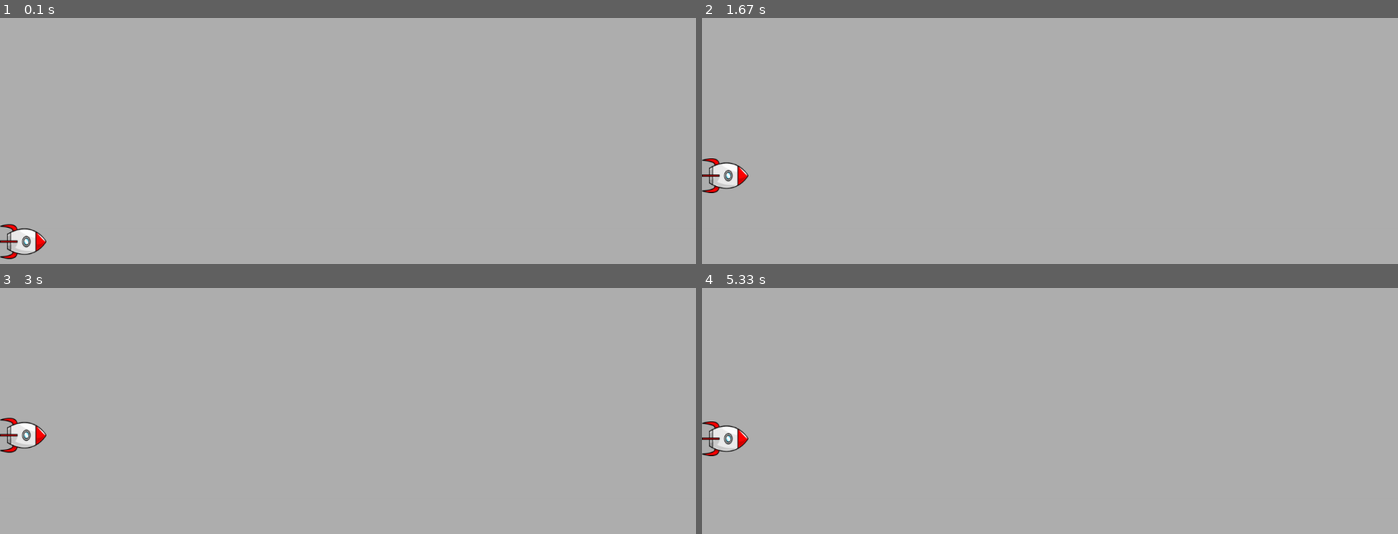
Above: before the commit, frames 1-4 (two rows, left to right).
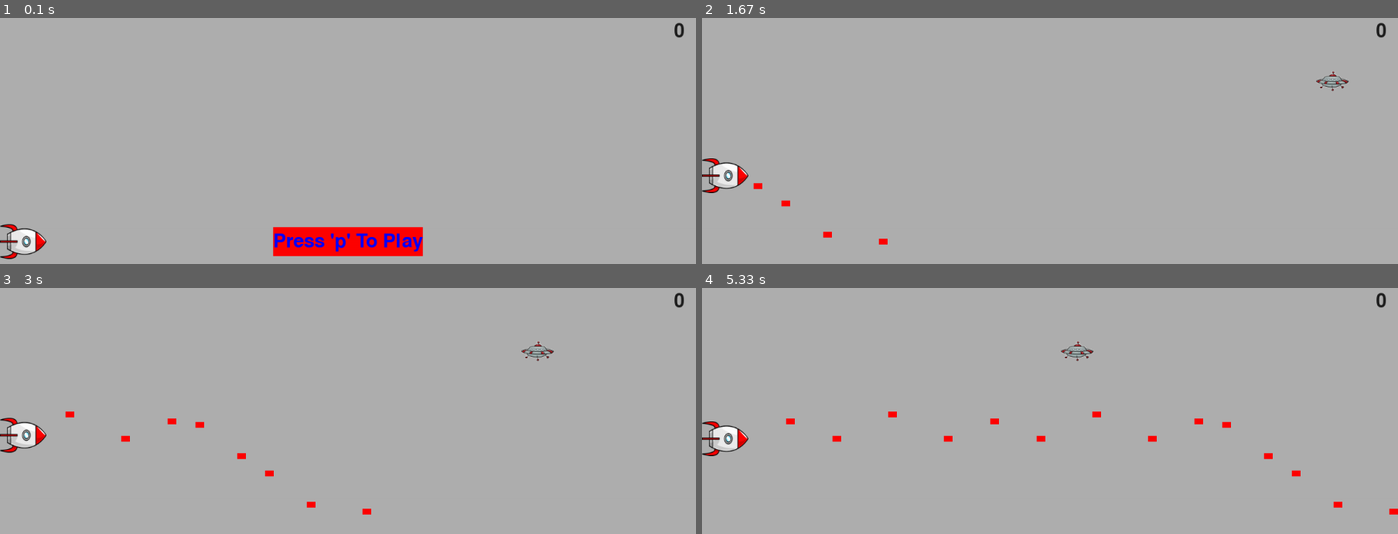
Above: after the commit, the same moments.

Repository: Yariiio/pygame_side_shooter
Game: pygame game, started from game.py
Two runs of this game, one before a commit and one after it. Both use one fixed random seed, a clock stepped at 60 frames per second and the inputs below.
Inputs (mouse positions are in pixels of both pictures, inside the frame that each line leads up to):
- Up to frame 1 (0.1 s): no input
- Up to frame 2 (1.67 s): click (1050, 241) at 0.38 s, where only the run after the commit has a clickable "Press 'p' To Play"; tap Space at 0.67, 1.07, 1.37, 1.57 s; hold P 1-1.47 s; hold Up 1-1.47 s; hold Up from 1.5 s (still down)
- Up to frame 3 (3 s): tap Space at 1.87, 2.07, 2.4, 2.8 s; release Up at 1.97 s; hold Down 2-2.3 s; hold Up 2.33-2.7 s; hold Down from 2.73 s (still down)
- Up to frame 4 (5.33 s): release Down at 3.1 s; hold Up 3.13-3.43 s; tap Space at 3.2, 3.53, 3.87, 4.27, 4.67, 5 s; hold Down 3.47-3.77 s; hold Up 3.8-4.17 s; hold Down 4.2-4.57 s; hold Up 4.6-4.9 s; hold Down 4.93-5.23 s; hold Up from 5.27 s (still down)

The runs differ from the first frame. In frame 1, 2.6% of the frame differs, in the area x 39-99%, y 1-97%; in frame 2, 0.3%; in frame 3, 0.5%; in frame 4, 0.7%.

Commit message:
added play button, scoreboard, gamestats

Diff:
--- /dev/null
+++ b/button.py
@@ -0,0 +1,22 @@
+import pygame.font
+
+class Button:
+    def __init__(self, game, text):
+        self.window = game.window
+        self.window_rect = self.window.get_rect()
+        self.width, self.height = 258, 50
+        self.button__color = (255, 0, 0)
+        self.text_color = (0, 0, 255)
+        self.font = pygame.font.SysFont(None, 48)
+        self.rect = pygame.Rect(0, 0, self.width, self.height)
+        self.rect.center = self.window_rect.center
+        self._prep_text(text)
+
+    def _prep_text(self, text):
+        self.text_img = self.font.render(text, True, self.text_color, self.button__color)
+        self.text_img_rect = self.text_img.get_rect()
+        self.text_img_rect.center = self.rect.center
+
+    def draw_button(self):
+        self.window.fill(self.button__color, self.rect)
+        self.window.blit(self.text_img, self.text_img_rect)
--- a/enemy.py
+++ b/enemy.py
@@ -2,21 +2,24 @@
 from pygame.sprite import Sprite
 from random import randint
 
-class Enemy:
+class Enemy(Sprite):
     def __init__(self, game):
+        super().__init__()
+        self.settings = game.settings
         self.window = game.window
         self.window_rect = self.window.get_rect()
-        self.settings = game.settings
         self.image = pygame.image.load("assets/enemy.png")
         self.rect = self.image.get_rect()
-        self.starting_point_x = (self.settings.window_w + self.rect.width)
-        self.x = float(self.starting_point_x)
-        self.y = randint(0, (self.settings.window_h - self.rect.height))
+        self.rect.x = self.window_rect.right
+        self.rect.y = randint(0, 800 - self.rect.height)
+        self.x = float(self.rect.x)
+        self.y = float(self.rect.y)
+
 
     def update(self):
         self.x -= self.settings.enemy_velocity
         self.rect.x = self.x
+        self.rect.y = self.y
 
-    def blit(self):
-
-        self.window.blit(self.image, (self.rect.x, self.y))
+    def blit_enemy(self):
+        self.window.blit(self.image, self.rect)
--- a/game.py
+++ b/game.py
@@ -1,6 +1,12 @@
+from time import sleep
 import pygame, sys
 from settings import Settings
 from player import Player
+from bullet import Bullet
+from enemy import Enemy
+from gamestats import GameStats
+from scoreboard import ScoreBoard
+from button import Button
 
 class Game:
     def __init__(self):
@@ -9,13 +15,23 @@
         pygame.init()
         self.settings = Settings()
         self.window = pygame.display.set_mode((self.settings.window_w, self.settings.window_h))
+        self.window_rect = self.window.get_rect()
+        self.stats = GameStats(self)
+        self.scoreboard = ScoreBoard(self)
+        self.window = pygame.display.set_mode((self.settings.window_w, self.settings.window_h))
         self.player = Player(self)
+        self.bullets = pygame.sprite.Group()
+        self.enemies = pygame.sprite.Group()
+        self.play_button = Button(self, "Press 'p' To Play")
         pygame.display.set_caption("side_shooter")
 
     def run(self):
         while True:
             self._check_events()
-            self.player.update()
+            if self.stats.game_active:
+                self.player.update()
+                self._bullets_update()
+                self._handle_enemies()
             self._update_window()
 
     def _check_events(self):
@@ -26,6 +42,9 @@
                 self._check_keydowns(event)
             elif event.type == pygame.KEYUP:
                 self._check_keyups(event)
+            elif event.type == pygame.MOUSEBUTTONDOWN:
+                mouse_pos = pygame.mouse.get_pos()
+                self._check_play_button(mouse_pos)
 
 
     def _check_keydowns(self, event):
@@ -35,6 +54,10 @@
              self.player.moving_down = True
         elif event.key == pygame.K_q:
             sys.exit()
+        elif event.key == pygame.K_SPACE:
+             self._fire_bullet()
+        elif event.key == pygame.K_p:
+            self._start_game()
 
     def _check_keyups(self, event):
         if event.key == pygame.K_UP:
@@ -42,10 +65,74 @@
         elif event.key == pygame.K_DOWN:
             self.player.moving_down = False
 
+    def _fire_bullet(self):
+            if len(self.bullets) < self.settings.bullets_allowed:
+                new_bullet = Bullet(self)
+                self.bullets.add(new_bullet)
+
+    def _bullets_update(self):
+        self.bullets.update()
+        for bullet in self.bullets:
+            if bullet.x > self.window_rect.right:
+                self.bullets.remove(bullet)
+
+        collide = pygame.sprite.groupcollide(self.bullets, self.enemies, True, True)
+
+    def _handle_enemies(self):
+        new_enemy = Enemy(self)
+        if len(self.enemies) < 1:
+            self.enemies.add(new_enemy)
+        self.enemies.update()
+
+        for enemy in self.enemies:
+            if enemy.x < 0 - enemy.rect.width:
+                self.enemies.remove(enemy)
+                self.enemies.add(new_enemy)
+
+        if pygame.sprite.spritecollideany(self.player, self.enemies):
+            self._player_hit()
+
+    def _player_hit(self):
+        if self.settings.life_limit > 0:
+            self.settings.life_limit -= 1
+            self.enemies.empty()
+            self.bullets.empty()
+            self.player.center_pos()
+            print(self.settings.life_limit)
+            sleep(1.0)
+        else:
+            pygame.mouse.set_visible(True)
+            self.stats.game_active = False
+
+    def _start_game(self):
+        if not self.stats.game_active:
+            self.stats.reset_stats()
+            self.stats.game_active = True
+            self.enemies.empty()
+            self.bullets.empty()
+            self.player.center_pos()
+
+    def _check_play_button(self, mouse_pos):
+        button_clicked = self.play_button.rect.collidepoint(mouse_pos)
+        if button_clicked and not self.stats.game_active:
+            self.stats.reset_stats()
+            self.stats.game_active = True
+            self.enemies.empty()
+            self.bullets.empty()
+            self.player.center_pos()
+            pygame.mouse.set_visible(False)
+        print(button_clicked)
 
     def _update_window(self):
         self.window.fill(self.settings.bg_color)
         self.player.blit()
+        for bullet in self.bullets.sprites():
+            bullet.draw_bullet()
+        for enemy in self.enemies.sprites():
+            enemy.blit_enemy()
+        self.scoreboard.show_score()
+        if not self.stats.game_active:
+            self.play_button.draw_button()
         pygame.display.flip()
         self.clock.tick(self.FPS)
 
--- /dev/null
+++ b/gamestats.py
@@ -0,0 +1,9 @@
+class GameStats:
+    def __init__(self, game):
+        self.settings = game.settings
+        self.reset_stats()
+        self.game_active = False
+
+    def reset_stats(self):
+        self.ships_left = self.settings.life_limit
+        self.score = 0
--- a/player.py
+++ b/player.py
@@ -4,7 +4,7 @@
     def __init__(self, game):
         self.window = game.window
         self.settings = game.settings
-        self.window_rect = game.window.get_rect()
+        self.window_rect = game.window_rect
         self.image = pygame.image.load("assets/rocket.png")
         self.rect = self.image.get_rect()
         self.rect.midleft = self.window_rect.midleft
@@ -22,3 +22,7 @@
             self.y += self.settings.player_velocity
 
         self.rect.y = self.y
+
+    def center_pos(self):
+        self.rect.midleft = self.window_rect.midleft
+        self.y = self.rect.y
--- /dev/null
+++ b/scoreboard.py
@@ -0,0 +1,21 @@
+import pygame.font
+
+class ScoreBoard:
+    def __init__(self, game):
+        self.settings = game.settings
+        self.window = game.window
+        self.window_rect = self.window.get_rect()
+        self.stats = game.stats
+        self.text_color = (30, 30, 30)
+        self.font = pygame.font.SysFont(None, 48)
+        self.prep_score()
+
+    def prep_score(self):
+        score_str = str(self.stats.score)
+        self.score_image = self.font.render(score_str, True, self.text_color, self.settings.bg_color)
+        self.score_rect = self.score_image.get_rect()
+        self.score_rect.right = self.window_rect.right - 20
+        self.score_rect.top = 20
+
+    def show_score(self):
+        self.window.blit(self.score_image, self.score_rect)
--- a/settings.py
+++ b/settings.py
@@ -7,3 +7,14 @@
 
         # Player settings
         self.player_velocity = 1.5
+        self.life_limit = 3
+
+        #Bullet settings
+        self.bullet_velocity = 2.0
+        self.bullet_width = 15
+        self.bullet_height = 10
+        self.bullet_color = (255, 0, 0)
+        self.bullets_allowed = 20
+
+        #Enemy settings
+        self.enemy_velocity = 1.0
